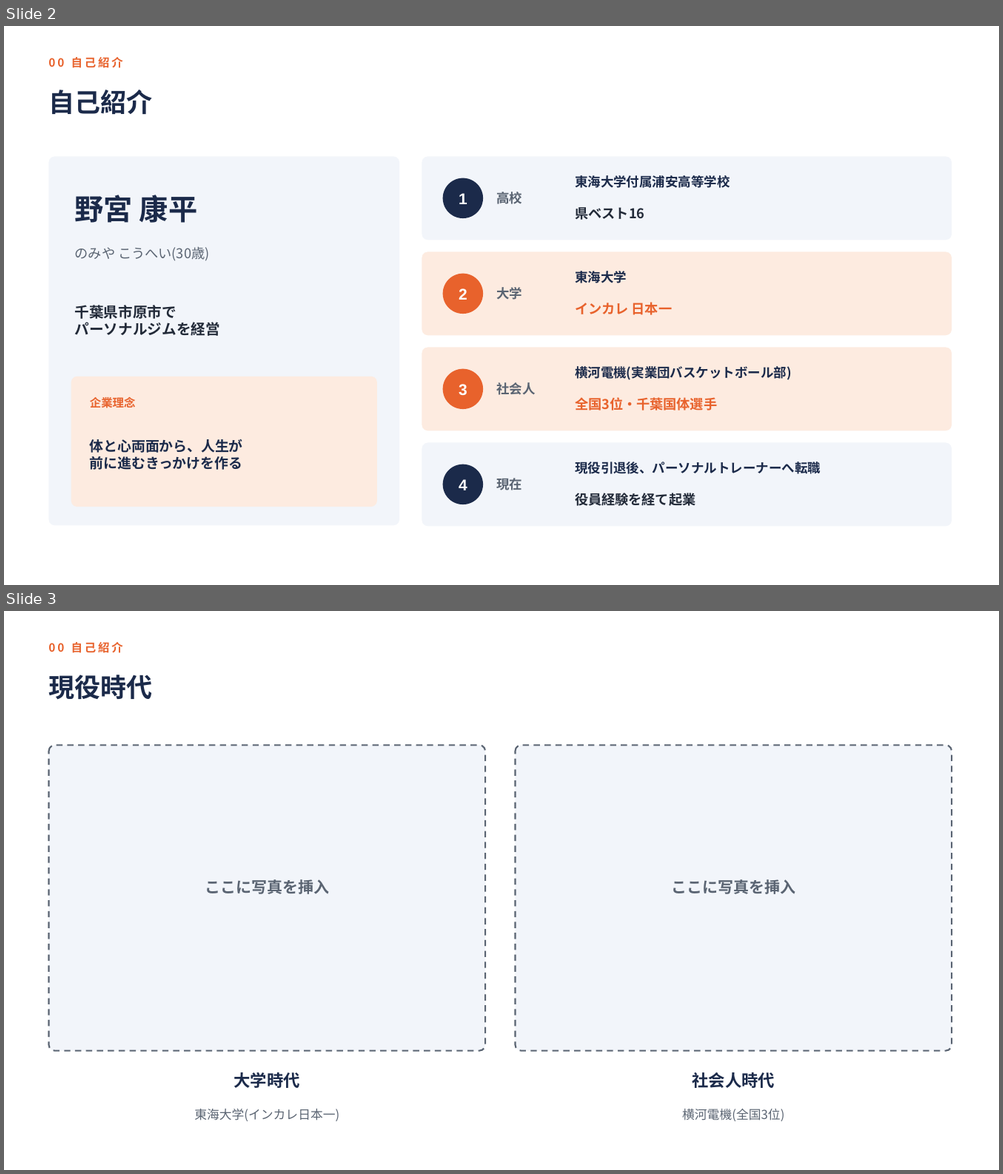
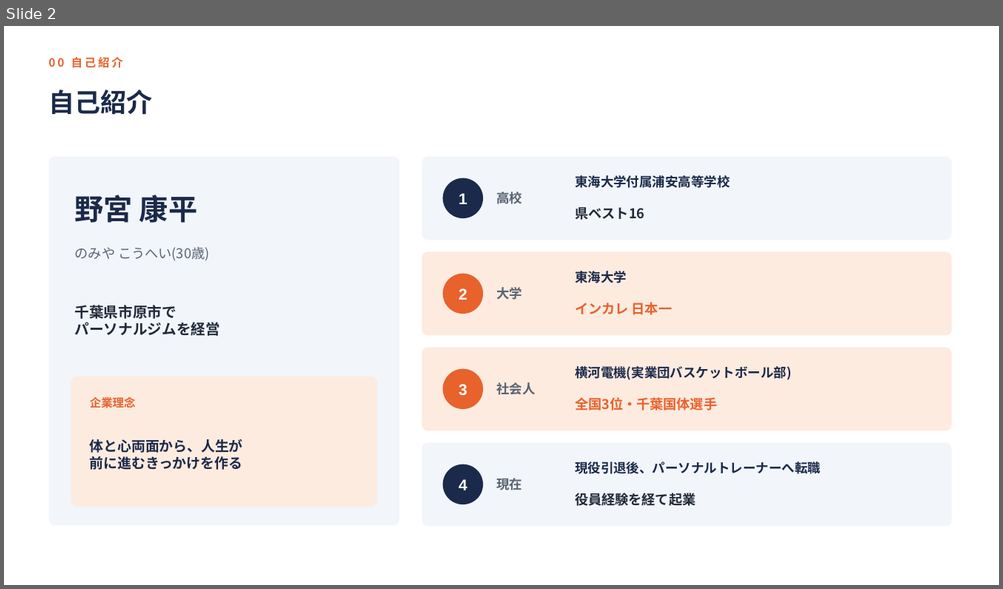
Before and after one commit to k-nomiya/Claude-Code-Test, a slide deck: nutrition-workshop/slides.pptx. Shown one above the other, each under a label of ours: slides 2 and 3 before the commit, slide 2 after it. The pictures are 1003x1174 and 1003x589 pixels, drawn with LibreOffice and Linux fonts; fonts in the diff are those of the drawing. Boxes give left, top, right and bottom in pixels: in the first picture for what was removed or moved away, otherwise in the second. Text is boxed around its words. In the diff, an @@ line names an element or a change of style, - is before the commit and + after.

```diff
--- a/nutrition-workshop/slides.pptx
+++ b/nutrition-workshop/slides.pptx
@@ slide 3 removed at (4,611,999,1170), background #FFFFFF @@
@@ text removed at (48,642,123,653) @@
-00 自己紹介
@@ text removed at (48,675,152,700) @@
-現役時代
@@ rounded rectangle removed at (48,745,485,1051) @@
@@ rounded rectangle removed at (515,745,951,1051) @@
@@ text removed at (205,880,329,894) @@
-ここに写真を挿入
@@ text removed at (671,880,795,894) @@
-ここに写真を挿入
@@ text removed at (234,1073,300,1088) @@
-大学時代
@@ text removed at (691,1073,774,1088) @@
-社会人時代
@@ text removed at (194,1109,339,1122) @@
-東海大学(インカレ日本一)
@@ text removed at (682,1109,784,1122) @@
-横河電機(全国3位)
```
Also in this commit, not shown: 4 slides changed, 8 slides added, 2 other slides removed, 1 other file.
